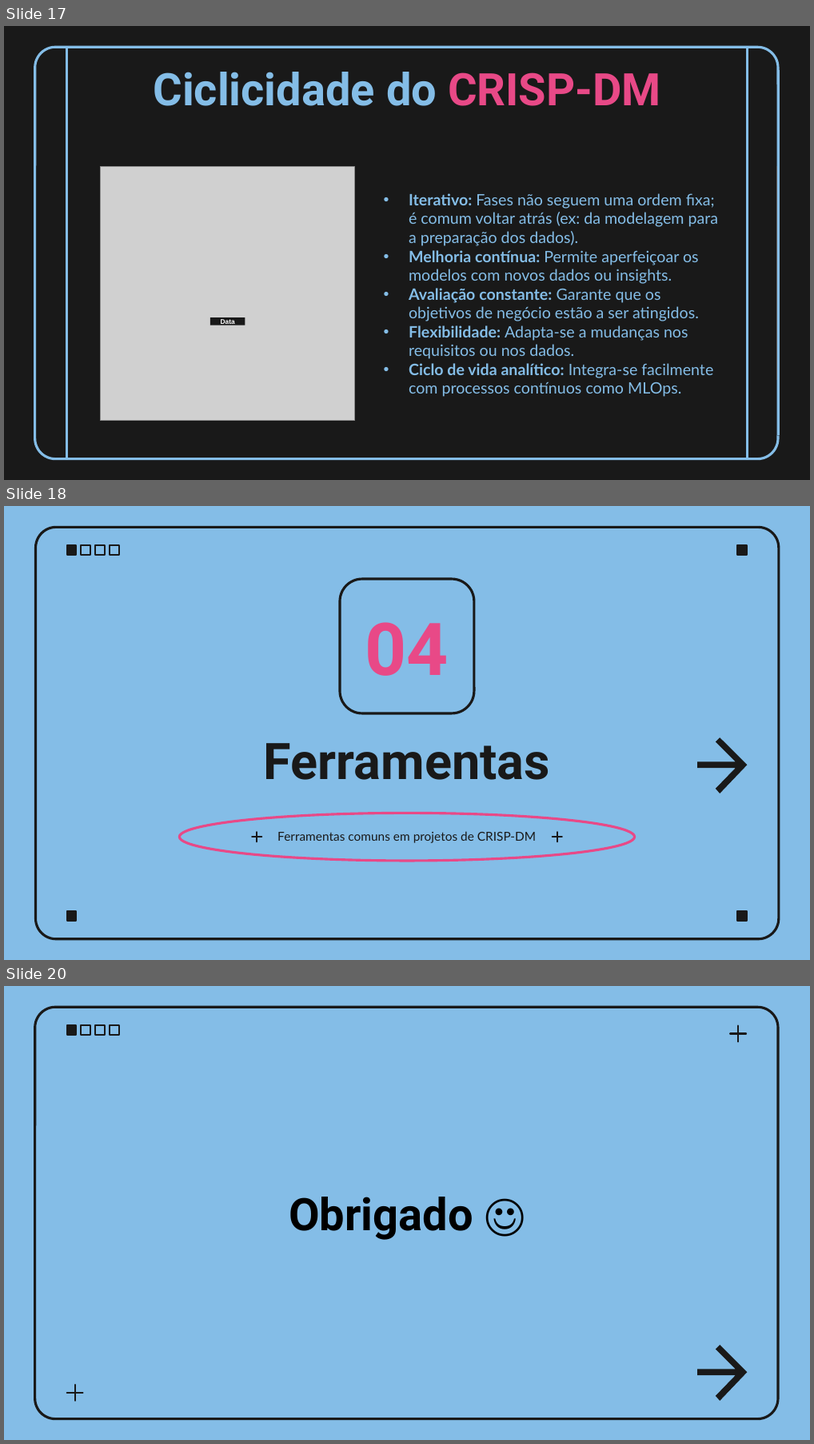
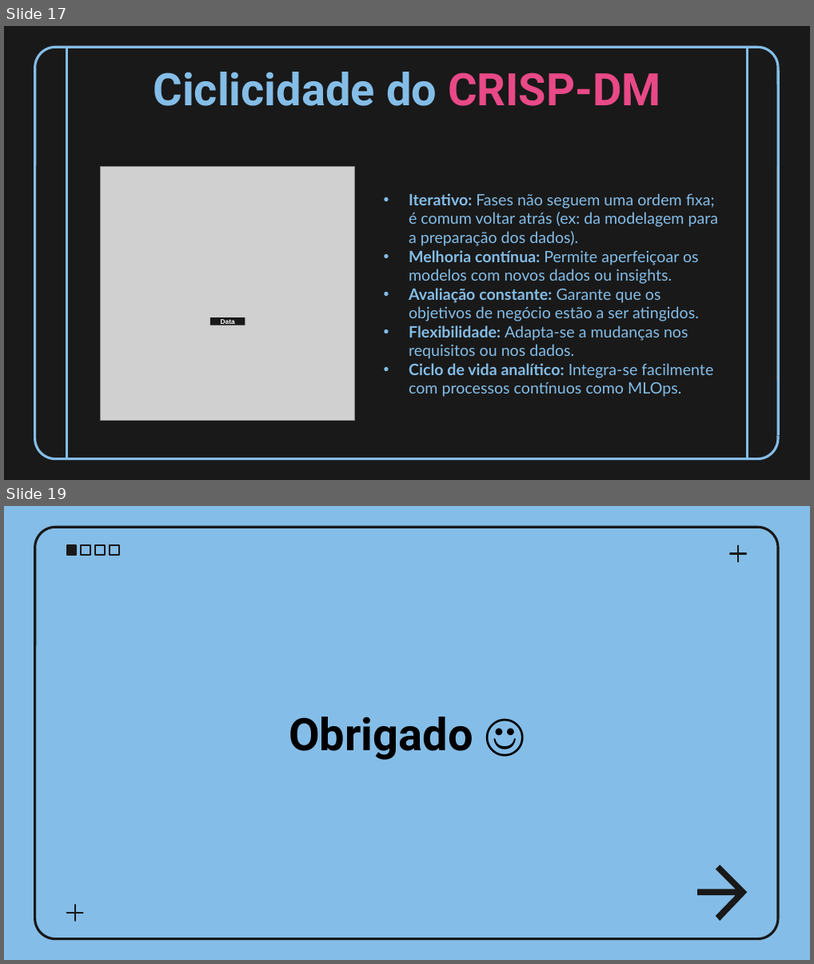
Before and after one commit to Vullkano/python-for-tech-leaders, a slide deck: 5. AI/Slides.pptx. Shown one above the other, each under a label of ours: slides 17, 18 and 20 before the commit, slides 17 and 19 after it; the slides between them are not shown. The pictures are 814x1444 and 814x964 pixels, drawn with LibreOffice and Linux fonts; fonts in the diff are those of the drawing; grey boxes stand for pictures. Boxes give left, top, right and bottom in pixels: in the first picture for what was removed or moved away, otherwise in the second. Text is boxed around its words. In the diff, an @@ line names an element or a change of style, - is before the commit and + after.

```diff
--- a/5. AI/Slides.pptx
+++ b/5. AI/Slides.pptx
@@ slide 18 removed at (4, 506, 810, 960), background #84BDE7; not listed: 4 template elements that a slide beside it also shows @@
@@ rounded rectangle removed at (35, 527, 779, 938) @@
@@ rectangle removed at (738, 545, 747, 555) @@
@@ rounded rectangle removed at (340, 579, 475, 713) @@
@@ title removed at (366, 622, 449, 676) @@
-04
@@ title removed at (264, 743, 550, 780) @@
-Ferramentas
@@ freeform shape removed at (698, 737, 747, 793) @@
@@ ellipse removed at (180, 812, 635, 860) @@
@@ star removed at (252, 832, 262, 841) @@
@@ subtitle removed at (278, 831, 536, 843) @@
-Ferramentas comuns em projetos de CRISP-DM
@@ star removed at (552, 832, 562, 841) @@
@@ rectangle removed at (67, 911, 77, 920) @@
@@ rectangle removed at (738, 911, 747, 920) @@
@@ what was slide 20 is now slide 19 @@
```
Also in this commit, not shown: 1 slide added, 1 other slide removed, 9 other files.
